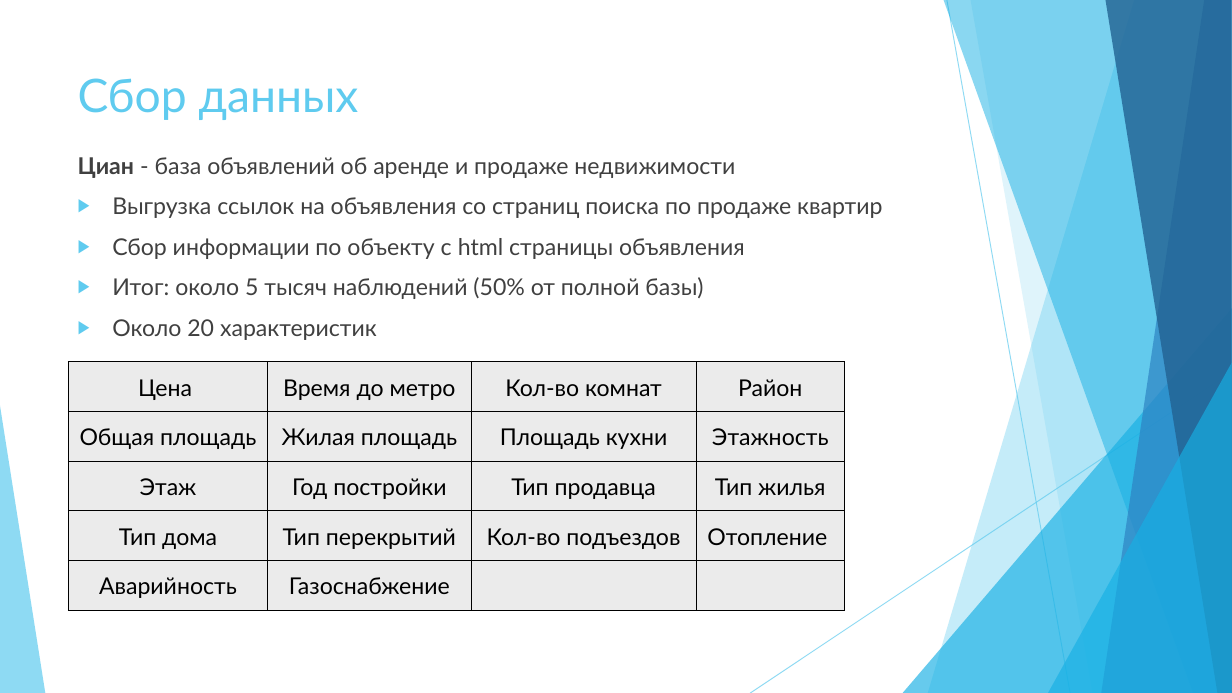
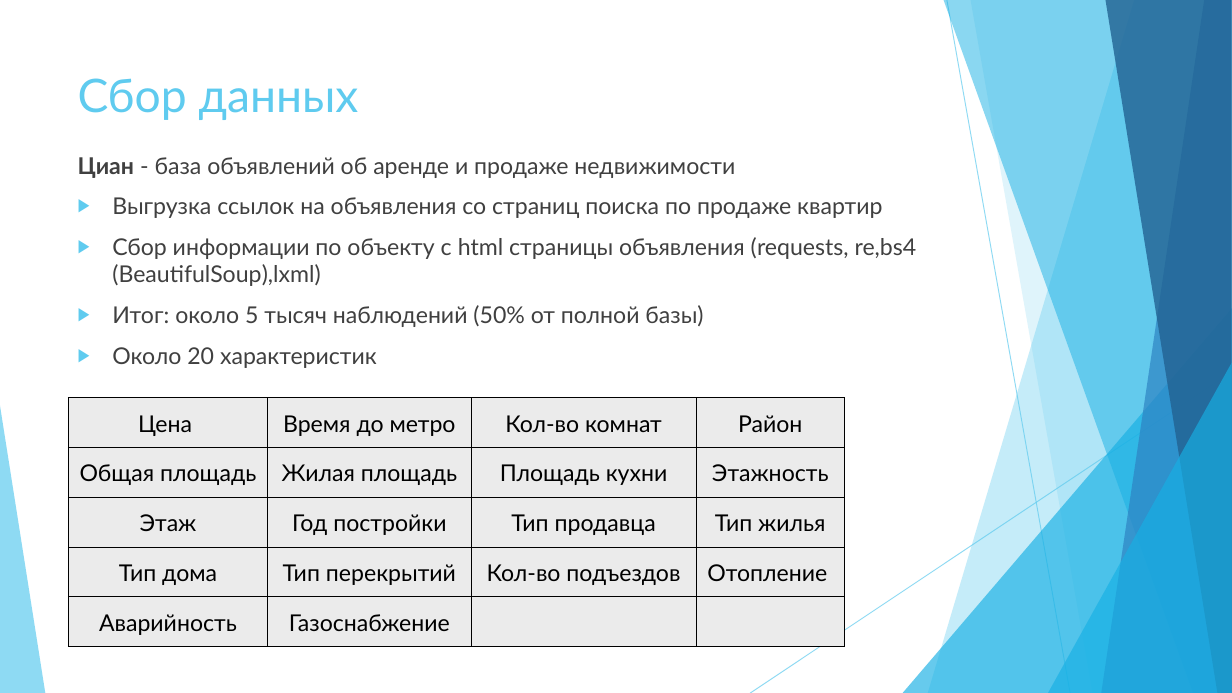
Before and after one commit to irina-semina/project_samara, a slide deck: slide 2 of Proga.pptx. Drawn at 1232x693 pixels with LibreOffice and Linux fonts; fonts in the diff are those of the drawing. Boxes give left, top, right and bottom in pixels: in the first picture for what was removed or moved away, otherwise in the second. Text is boxed around its words. In the diff, an @@ line names an element or a change of style, - is before the commit and + after.

```diff
--- a/Proga.pptx
+++ b/Proga.pptx
@@ text at [112,237,917,286]: text changed @@
-▶ Сбор информации по объекту с html страницы объявления
+▶ Сбор информации по объекту с html страницы объявления (requests, re,bs4 (BeautifulSoup),lxml)
@@ table: place and size @@
-table at [68,361,846,610]
+table at [68,398,846,647]
```
Also in this commit, not shown: 1 other file.
